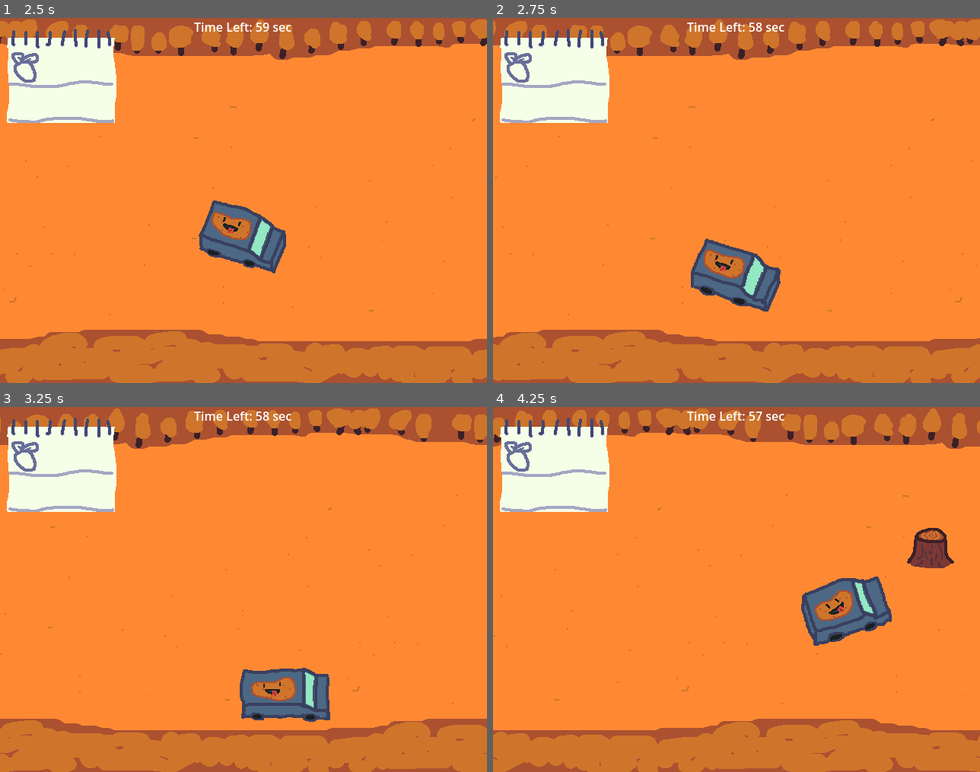
Above: before the commit, frames 1-4 (two rows, left to right).
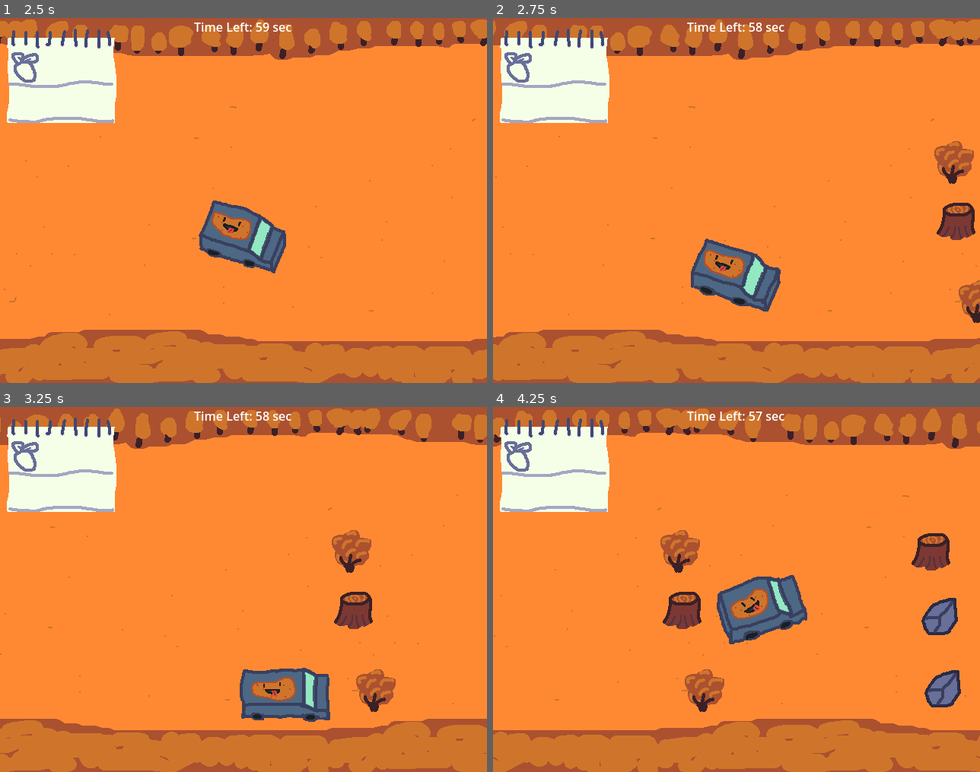
Above: after the commit, the same moments.

Repository: MatricsCode/Cozy-Fall-Jam
Game: Godot game, scene res://Scenes/Main/Main.tscn
The game is run twice, just before and just after one commit, with the same random seed, the same clock (stepped at 60 frames per second) and the same inputs.
Inputs (mouse positions are in pixels of both pictures, inside the frame that each line leads up to):
- Up to frame 1 (2.5 s): click "Start" at 0.5 s; move the mouse to (350, 182) at 1.27 s; hold Right (Right) 1.28-2.03 s; move the mouse to (146, 218) at 2.02 s; hold Down (Down) from 2.03 s (still down)
- Up to frame 2 (2.75 s): keep holding Down (Down)
- Up to frame 3 (3.25 s): move the mouse to (292, 509) at 2.77 s; release Down (Down) at 2.78 s; hold Right (Right) from 2.78 s (still down)
- Up to frame 4 (4.25 s): move the mouse to (712, 662) at 3.52 s; release Right (Right) at 3.53 s; hold Up (Up) from 3.53 s (still down)

Frame 1 is identical in both runs. In frame 2, 1.6% of the frame differs, in the area x 90-100%, y 33-84%; in frame 3, 1.9%; in frame 4, 8.6%, in the area x 34-97%, y 33-84%.

Commit message:
Fixed objects: It was a missing return
All of the different blockades were being deleated, because the for loop kept running

Diff:
--- a/Code/Obstacles/obstacle_main.gd
+++ b/Code/Obstacles/obstacle_main.gd
@@ -32,18 +32,15 @@
 	add_child(veg)
 func _obstacle():
 	var obstacle = randi_range(0, 28)
-	print(obstacle)
-
 	if obstacle > 24:
 		queue_free()
 
 	for i in chances.size():
-		if obstacle < chances[i]:
+		if obstacle > chances[i]:
 			pass
-		else:
+		elif obstacle <= chances[i]:
 			_remove_obstacles(i)
-			if chances.size() - i <= 3:
-				_remove_siblings()
+			return
 
 func _remove_obstacles(keep : int):
 	for i in get_children():
--- a/Scenes/Obstacle/obstacle_main.tscn
+++ b/Scenes/Obstacle/obstacle_main.tscn
@@ -13,7 +13,7 @@
 
 [node name="ItemMain" type="Node2D"]
 script = ExtResource("1_3oqjh")
-chances = [3, 6, 9, 12, 15, 18, 20, 22, 24]
+chances = Array[int]([3, 6, 9, 12, 15, 18, 20, 22, 24])
 
 [node name="Stump" parent="." instance=ExtResource("2_uba3n")]
 
